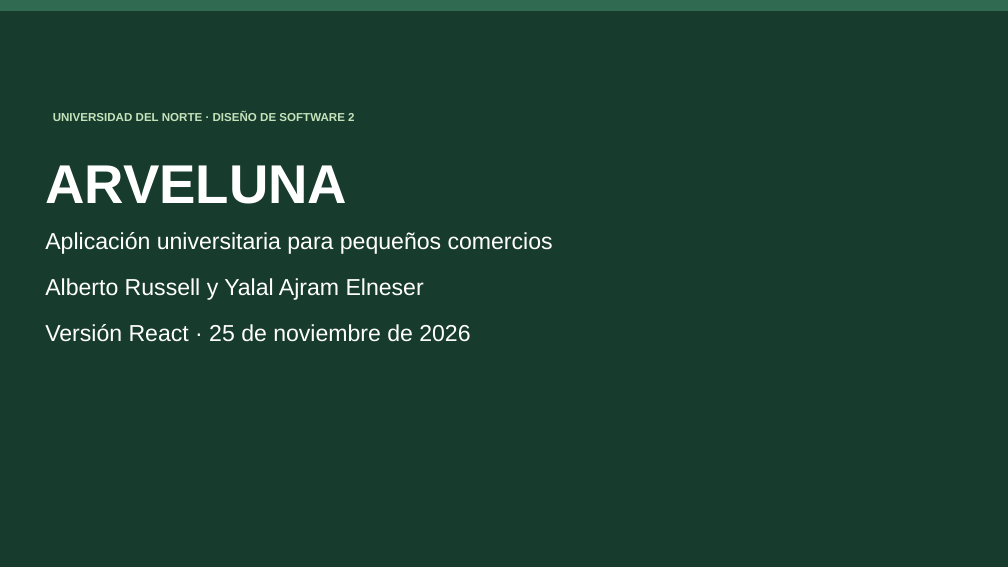
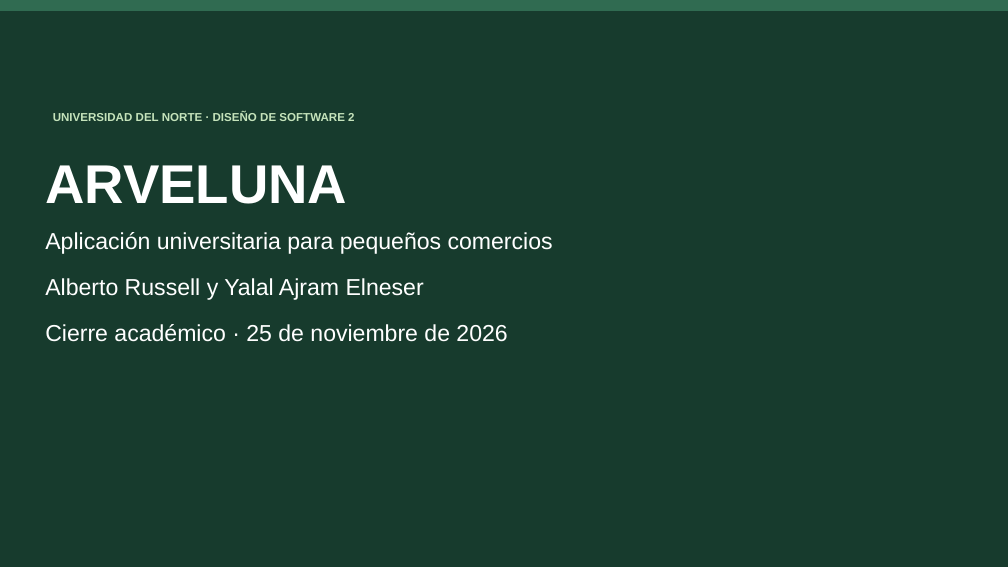
Before and after one commit to RS04a/ervanula, a slide deck: slide 1 of docs/full-app/entrega/ARVELUNA_Defensa.pptx. Drawn at 1008x567 pixels with LibreOffice and Linux fonts; fonts in the diff are those of the drawing. Boxes give left, top, right and bottom in pixels: in the first picture for what was removed or moved away, otherwise in the second. Text is boxed around its words. In the diff, an @@ line names an element or a change of style, - is before the commit and + after.

```diff
--- a/docs/full-app/entrega/ARVELUNA_Defensa.pptx
+++ b/docs/full-app/entrega/ARVELUNA_Defensa.pptx
@@ text at [45, 324, 507, 342]: text changed @@
-Versión React · 25 de noviembre de 2026
+Cierre académico · 25 de noviembre de 2026
```
Also in this commit, not shown: 4 other slides changed, 20 other files.
